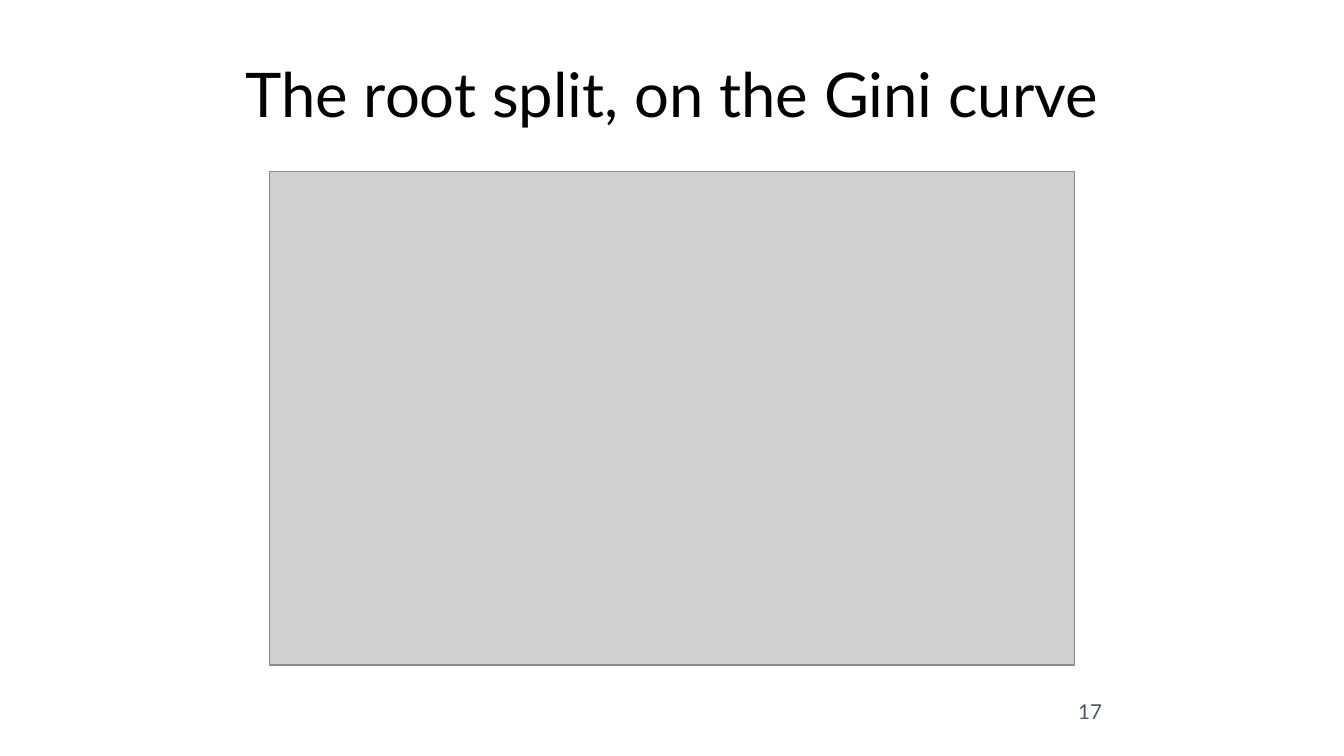
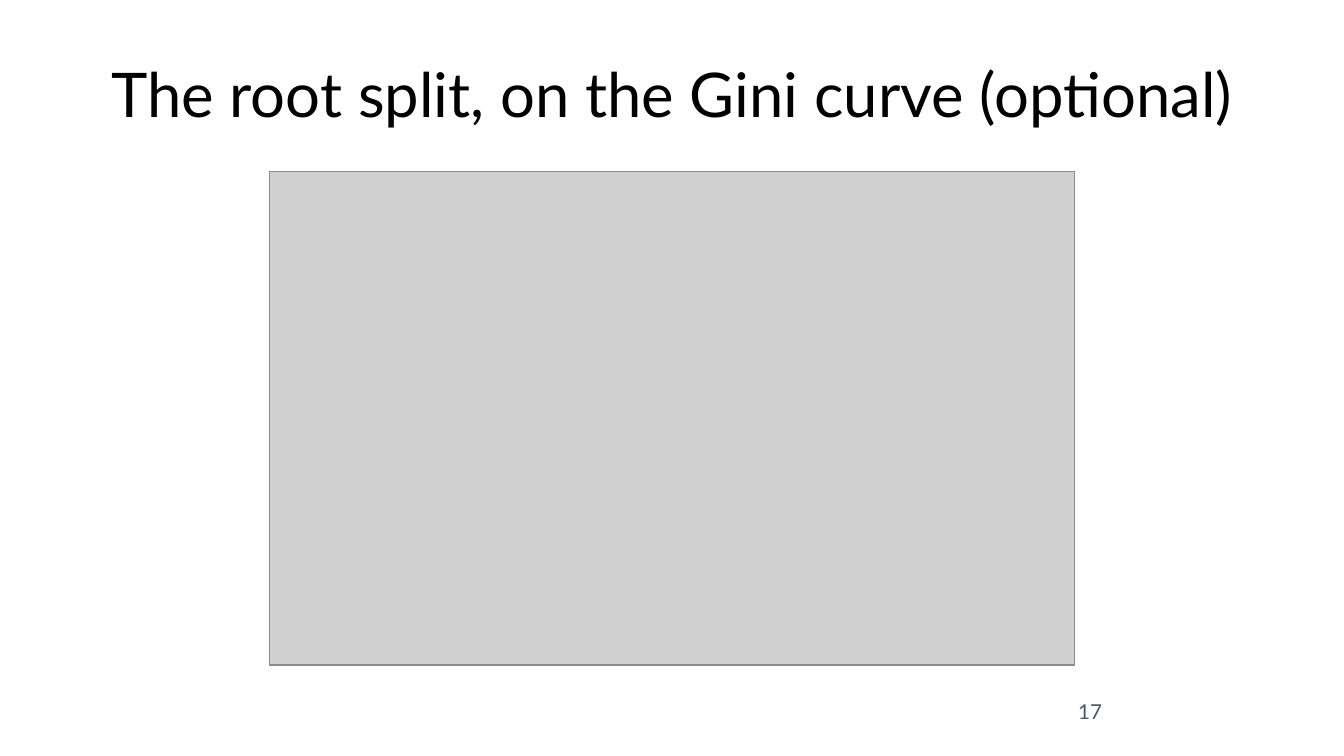
Before and after one commit to fabioantonini/technologies-for-artificial-intelligence, a slide deck: slide 17 of Lessons/07_trees_and_ensembles/Slides/trees_and_ensembles_slides.pptx. Drawn at 1344x756 pixels with LibreOffice and Linux fonts; fonts in the diff are those of the drawing; grey boxes stand for pictures; background and template pictures are left out. Boxes give left, top, right and bottom in pixels: in the first picture for what was removed or moved away, otherwise in the second. Text is boxed around its words. In the diff, an @@ line names an element or a change of style, - is before the commit and + after.

```diff
--- a/Lessons/07_trees_and_ensembles/Slides/trees_and_ensembles_slides.pptx
+++ b/Lessons/07_trees_and_ensembles/Slides/trees_and_ensembles_slides.pptx
@@ title at (111, 69, 1232, 128): text changed @@
-The root split, on the Gini curve
+The root split, on the Gini curve (optional)
```
Also in this commit, not shown: 24 other slides changed, 4 slides added, 17 other files.
